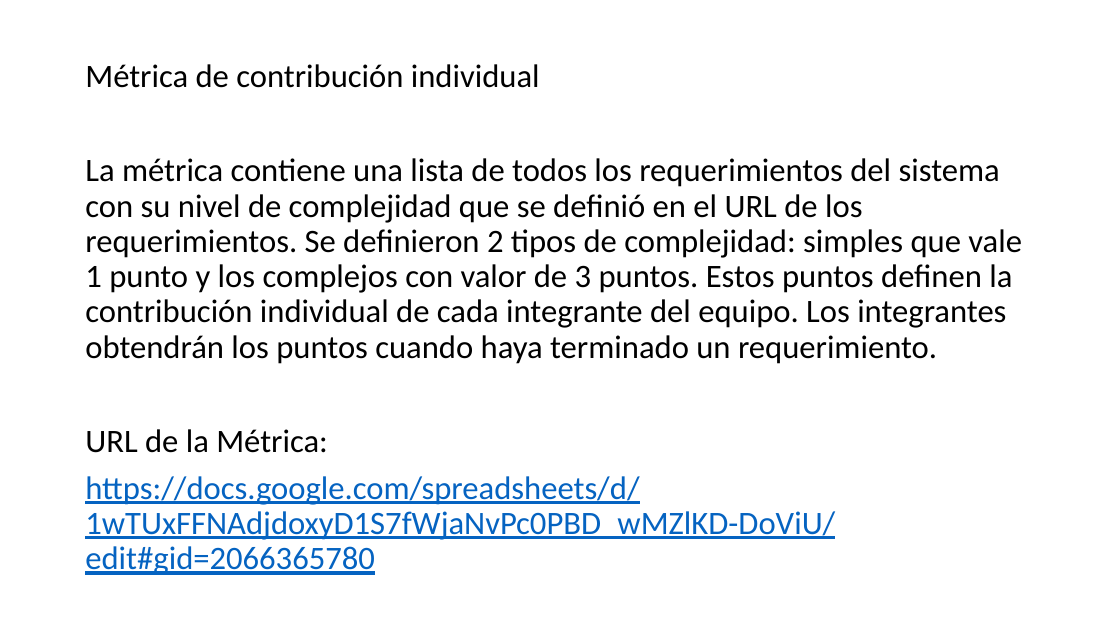
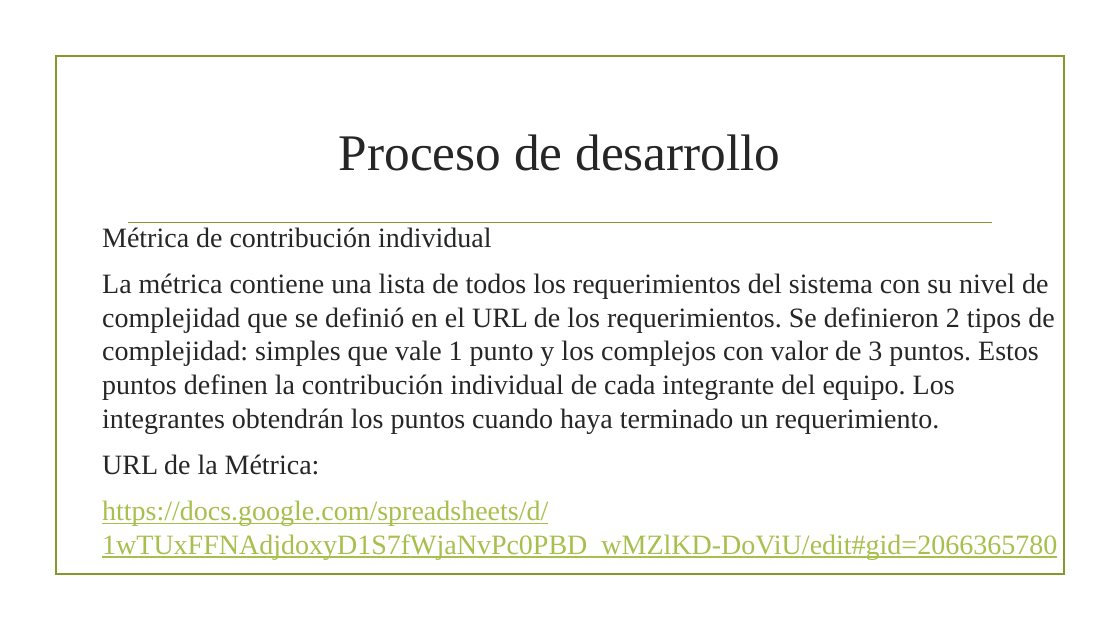
Before and after one commit to CarlosGreene/ProyectoEquipo4, a slide deck: slide 10 of Segunda Entrega.pptm (slide 11 before the commit). Drawn at 1120x630 pixels with LibreOffice and Linux fonts; fonts in the diff are those of the drawing; background and template pictures are left out. Boxes give left, top, right and bottom in pixels: in the first picture for what was removed or moved away, otherwise in the second. Text is boxed around its words. In the diff, an @@ line names an element or a change of style, - is before the commit and + after.

```diff
--- a/Segunda Entrega.pptm
+++ b/Segunda Entrega.pptm
@@ rectangle added at (55, 56, 1064, 575), outline #83992A 1.25 pt @@
@@ title added at (339, 134, 780, 171), 44 pt, text #262626 @@
+Proceso de desarrollo
@@ text "Métrica de contribución individual": place and size @@
-text "Métrica de contribución individual" at (85, 64, 1022, 575)
+text "Métrica de contribución individual" at (102, 227, 1057, 559)
@@ text "Métrica de contribución individual" at (102, 227, 1057, 559): size 28 to 24 pt, font Calibri to Times New Roman; text colour #000000 to #262626 in "Métrica de contribución individual", "La métrica contiene una lista de todos ...", "URL de la Métrica:"; text colour #0563C1 to #A8BF4D in "https://docs.google.com/spreadsheets/d/1wTUxFFNAdjdoxyD1S7fW ..."; line spacing 0.9 to 1 @@
@@ line added from (129, 223) to (992, 223), #83992A 1.25 pt @@
```
Also in this commit, not shown: 7 other slides changed, 2 slides added, 3 slides removed, 10 other files.
